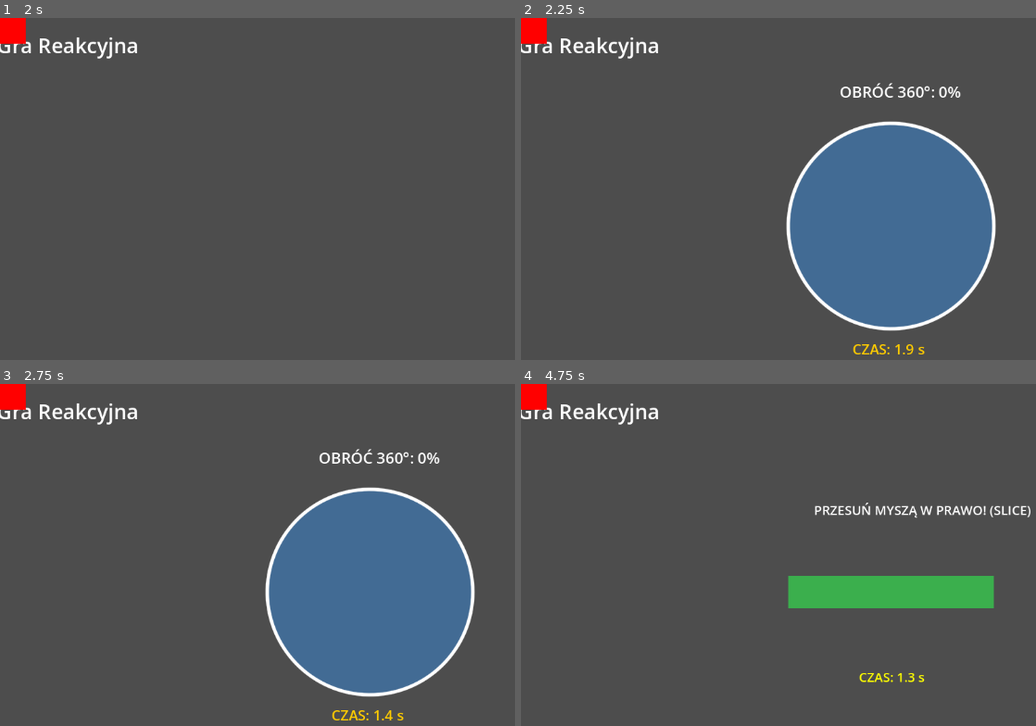
Above: before the commit, frames 1-4 (two rows, left to right).
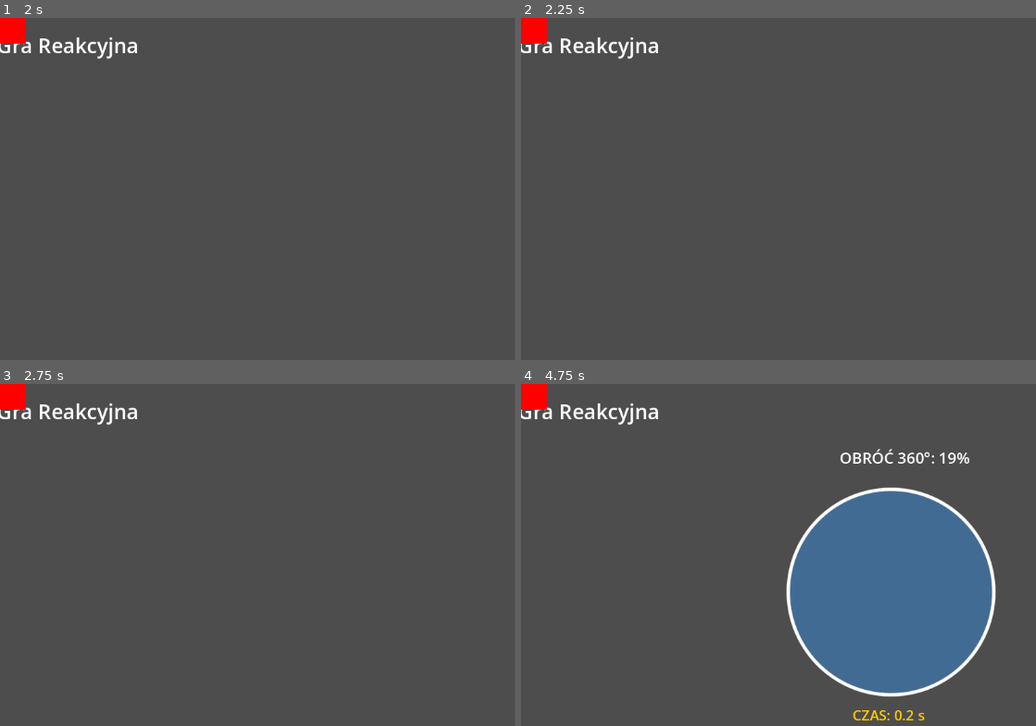
Above: after the commit, the same moments.

Repository: XMefilesX/Rehagame
Game: Godot game, scene res://main.tscn
Same seed, same stepped clock (60 frames per second), same inputs: the game is played once before the commit and once after it.
Inputs (mouse positions are in pixels of both pictures, inside the frame that each line leads up to):
- Up to frame 1 (2 s): click "▶ Start" at 0.5 s; tap Enter at 1.25, 1.35 s; move the mouse to (outside the picture) at 1.27 s; click (outside the picture) at 1.42 s
- Up to frame 2 (2.25 s): tap Space at 2 s; move the mouse to (742, 247) at 2.02 s; tap Keypad Enter at 2.1 s; click (742, 247) at 2.17 s
- Up to frame 3 (2.75 s): no input
- Up to frame 4 (4.75 s): tap Enter at 2.75, 4.35 s; move the mouse to (963, 500) at 2.77 s; hold Shift 2.78-3.53 s; click (963, 500) at 2.92 s; tap Space at 3.5 s; move the mouse to (855, 674) at 3.52 s; tap Ctrl at 3.6 s; click (855, 674) at 3.67 s; move the mouse to (outside the picture) at 4.27 s; click (outside the picture) at 4.42 s

Frame 1 is identical in both runs. In frame 2, 20% of the frame differs, in the area x 51-93%, y 18-99%; in frame 3, 20%; in frame 4, 20%, in the area x 51-99%, y 18-99%.

Commit message:
wersja err2

Diff:
--- a/SliceActivity.gd
+++ b/SliceActivity.gd
@@ -3,35 +3,97 @@
 
 signal activity_completed(success: bool)
 
-@export var max_time: float = 1.5
+@export var max_time: float = 2.0
 
 var time_left: float = 0.0
 var active: bool = false
-var last_mouse_pos: Vector2
-var swipe_detected: bool = false
+var is_drawing: bool = false
+var cut_points: Array[Vector2] = []
+var shape_center: Vector2
+var shape_size: float = 120.0
+var is_circle: bool = false
+var cut_direction: String = "horizontal"
+var has_succeeded: bool = false          # <-- ZMIENIONA NAZW A (unikamy konfliktu)
 
 func _ready() -> void:
+	var viewport_size = get_viewport_rect().size
+	shape_center = Vector2(
+		randf_range(200, viewport_size.x - 200),
+		randf_range(150, viewport_size.y - 150)
+	)
+	is_circle = randf() > 0.5
+	cut_direction = "horizontal" if randf() > 0.5 else "vertical"
 	time_left = max_time
 	active = true
-	last_mouse_pos = get_viewport().get_mouse_position()
 	set_process(true)
 	set_process_input(true)
 
 func _input(event: InputEvent) -> void:
-	if not active or not event is InputEventMouseMotion:
-		return
-	var current_pos = event.position
-	if abs(current_pos.x - last_mouse_pos.x) > 120 and abs(current_pos.y - last_mouse_pos.y) < 80:
-		swipe_detected = true
-		_complete(true)
-	last_mouse_pos = current_pos
+	if not active: return
+
+	if event is InputEventMouseButton and event.button_index == MOUSE_BUTTON_LEFT:
+		if event.pressed:
+			is_drawing = true
+			cut_points.clear()
+			cut_points.append(event.position)
+		else:
+			is_drawing = false
+			_check_cut()
+
+	if event is InputEventMouseMotion and is_drawing:
+		cut_points.append(event.position)
+		queue_redraw()
 
 func _process(delta: float) -> void:
 	if not active: return
 	time_left -= delta
-	if time_left <= 0:
+	if time_left <= 0 and not has_succeeded:
 		_complete(false)
 	queue_redraw()
+
+func _check_cut() -> void:
+	if cut_points.size() < 3:
+		_complete(false)
+		return
+
+	var start = cut_points[0]
+	var end = cut_points[cut_points.size() - 1]
+	var dx = end.x - start.x
+	var dy = end.y - start.y
+	var angle = rad_to_deg(atan2(dy, dx))
+
+	var required = 0.0 if cut_direction == "horizontal" else 90.0
+	var diff = abs(angle - required)
+	if diff > 180: diff = 360 - diff
+
+	var is_straight = diff <= 25.0 or (180 - diff) <= 25.0
+
+	var crosses = false
+	if is_circle:
+		crosses = _line_intersects_circle(start, end, shape_center, shape_size)
+	else:
+		crosses = _line_intersects_rect(start, end, shape_center, shape_size)
+
+	if is_straight and crosses:
+		has_succeeded = true
+		_complete(true)
+	else:
+		_complete(false)
+
+func _line_intersects_circle(p1: Vector2, p2: Vector2, c: Vector2, r: float) -> bool:
+	var d = p2 - p1
+	var f = p1 - c
+	var a = d.dot(d)
+	var b = 2 * f.dot(d)
+	var disc = b*b - 4*a*(f.dot(f) - r*r)
+	return disc >= 0
+
+func _line_intersects_rect(p1: Vector2, p2: Vector2, c: Vector2, s: float) -> bool:
+	var half = s / 2.0
+	if cut_direction == "horizontal":
+		return (min(p1.x, p2.x) < c.x - half and max(p1.x, p2.x) > c.x + half)
+	else:
+		return (min(p1.y, p2.y) < c.y - half and max(p1.y, p2.y) > c.y + half)
 
 func _complete(success: bool) -> void:
 	active = false
@@ -41,7 +103,21 @@
 	queue_free()
 
 func _draw() -> void:
-	var center = get_viewport_rect().size / 2.0
-	draw_rect(Rect2(center - Vector2(160, 25), Vector2(320, 50)), Color(0.2, 0.85, 0.3, 0.7))
-	draw_string(ThemeDB.fallback_font, center + Vector2(-120, -120), "PRZESUŃ MYSZĄ W PRAWO! (SLICE)", HORIZONTAL_ALIGNMENT_CENTER, -1, 20, Color.WHITE)
-	draw_string(ThemeDB.fallback_font, center + Vector2(-50, 140), "CZAS: %.1f s" % time_left, HORIZONTAL_ALIGNMENT_CENTER, -1, 20, Color.YELLOW)
+	if is_circle:
+		draw_circle(shape_center, shape_size, Color(0.9, 0.3, 0.3, 0.85))
+	else:
+		draw_rect(Rect2(shape_center - Vector2(shape_size, shape_size), Vector2(shape_size*2, shape_size*2)), Color(0.3, 0.7, 0.9, 0.85))
+
+	var guide_color = Color(1, 1, 0, 0.6)
+	if cut_direction == "horizontal":
+		draw_dashed_line(shape_center - Vector2(shape_size + 40, 0), shape_center + Vector2(shape_size + 40, 0), guide_color, 3.0, 10.0)
+	else:
+		draw_dashed_line(shape_center - Vector2(0, shape_size + 40), shape_center + Vector2(0, shape_size + 40), guide_color, 3.0, 10.0)
+
+	if cut_points.size() > 1:
+		for i in range(cut_points.size() - 1):
+			draw_line(cut_points[i], cut_points[i+1], Color(1, 1, 1, 0.95), 5.0)
+
+	draw_string(ThemeDB.fallback_font, get_viewport_rect().size / 2 + Vector2(-130, -220), "PRZECIĄĆ KSZTAŁT!", HORIZONTAL_ALIGNMENT_CENTER, -1, 24, Color.WHITE)
+	draw_string(ThemeDB.fallback_font, get_viewport_rect().size / 2 + Vector2(-100, -185), "Kierunek: %s" % cut_direction.to_upper(), HORIZONTAL_ALIGNMENT_CENTER, -1, 18, Color(1, 0.95, 0.4))
+	draw_string(ThemeDB.fallback_font, get_viewport_rect().size / 2 + Vector2(-45, 210), "CZAS: %.1f s" % time_left, HORIZONTAL_ALIGNMENT_CENTER, -1, 20, Color.YELLOW)
--- a/main.gd
+++ b/main.gd
@@ -37,6 +37,7 @@
 # ZASOBY
 # ===========================================================
 # ZASOBY
+var is_activity_active: bool = false
 var target_scene: PackedScene = preload("res://target.tscn")
 var slice_scene: PackedScene = preload("res://SliceActivity.tscn")
 var reaction_scene: PackedScene = preload("res://ReactionClickActivity.tscn")
@@ -114,26 +115,21 @@
 # ===========================================================
 # SPAWN CELÓW
 # ===========================================================
+# === TYLKO JEDNA AKTYWNOŚĆ NARAZ + AUTOMATYCZNY SPAWN KOLEJNEJ ===
 func _on_spawn_timer_timeout() -> void:
-	if not session_active or rotational_active:
+	if not session_active or rotational_active or is_activity_active:
 		return
 
 	var roll = randf()
 	var activity = null
 
 	if roll < 0.35:
-		activity = target_scene.instantiate()
-		add_child(activity)
-		var lifetime = DifficultyManager.get_timeout()
-		var spawn_delay = DifficultyManager.get_spawn_delay(lifetime)
-		if is_instance_valid(current_spawn_timer):
-			current_spawn_timer.queue_free()
-		current_spawn_timer = Timer.new()
-		current_spawn_timer.wait_time = spawn_delay
-		current_spawn_timer.one_shot = true
-		current_spawn_timer.timeout.connect(_on_spawn_timer_timeout)
-		add_child(current_spawn_timer)
-		current_spawn_timer.start()
+		# Target nie ma sygnału activity_completed – obsługa przez register_hit
+		var target = target_scene.instantiate()
+		add_child(target)
+		is_activity_active = true
+		# Po zakończeniu sesji lub usunięciu targeta ręcznie resetujemy flagę
+		get_tree().create_timer(1.5).timeout.connect(func(): is_activity_active = false)
 		return
 	elif roll < 0.55:
 		activity = slice_scene.instantiate()
@@ -143,24 +139,16 @@
 		activity = circle_scene.instantiate()
 		rotational_active = true
 
+	if activity == null:
+		return
+
 	add_child(activity)
-
-	var lifetime = DifficultyManager.get_timeout()
+	is_activity_active = true
 
 	if DifficultyManager.is_solo_only(activity):
-		activity.activity_completed.connect(_on_rotational_completed)
+		activity.activity_completed.connect(_on_rotational_completed.bind(activity))
 	else:
-		var spawn_delay = DifficultyManager.get_spawn_delay(lifetime)
 		activity.activity_completed.connect(_on_activity_completed.bind(activity))
-
-		if is_instance_valid(current_spawn_timer):
-			current_spawn_timer.queue_free()
-		current_spawn_timer = Timer.new()
-		current_spawn_timer.wait_time = spawn_delay
-		current_spawn_timer.one_shot = true
-		current_spawn_timer.timeout.connect(_on_spawn_timer_timeout)
-		add_child(current_spawn_timer)
-		current_spawn_timer.start()
 
 func _spawn_target() -> void:
 	var target: Target = target_scene.instantiate()
@@ -431,13 +419,16 @@
 	# Odśwież widok
 	_show_progress()
 
-func _on_rotational_completed(success: bool) -> void:
+func _on_rotational_completed(_activity, success: bool) -> void:
 	rotational_active = false
+	is_activity_active = false
 	if success:
 		score += 25
-	_on_spawn_timer_timeout()
-
-func _on_activity_completed(success: bool, activity) -> void:
+	get_tree().create_timer(0.35).timeout.connect(_on_spawn_timer_timeout)
+
+func _on_activity_completed(_activity, success: bool) -> void:
+	is_activity_active = false
 	if success:
 		score += 10
 		DifficultyManager.report_reaction_time(0.5)
+	get_tree().create_timer(0.35).timeout.connect(_on_spawn_timer_timeout)
